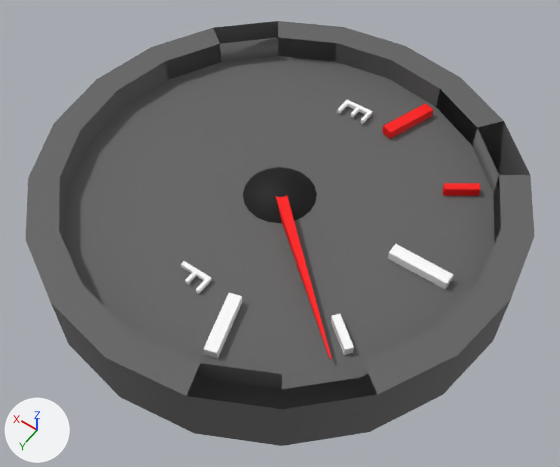
The FBX model Assets/fuelGauge.fbx: old version first, new version second.
Before and after are seen from a camera (50 mm lens) standing at (-0.0243, 0.0339, 0.0489) and looking at (-0.0013, 0.0017, -0.0017). The axes (+X, +Y, +Z) are drawn at lower left. The lights are the same throughout. Where no turn or scale is listed for an object, it has been applied to the vertices.

The first picture shows 'fuelGaugeArrow', 'pCube1', 'pCube2', 'pCylinder3', 'pSphere1', 'pasted__pCube1', 'pasted__pCube2', 'pasted__pasted__pCube1'.
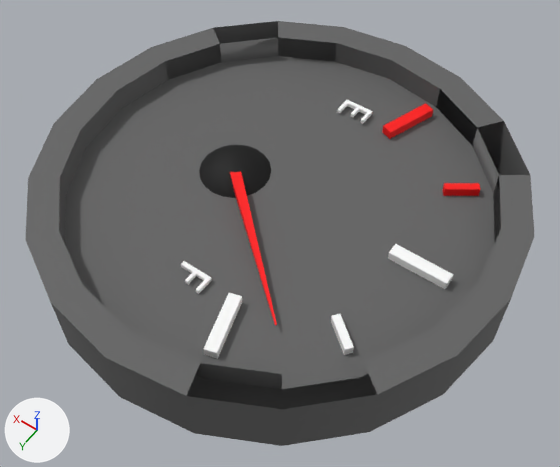
Commit message: Fixed fuel gauge

What differs and where, as boxes (x1, y1, x2, y2) in the pictures (560 x 467 px):
'pSphere1', moved: before (243, 167, 317, 223); after (199, 145, 271, 198)
'fuelGaugeArrow', moved: before (276, 196, 332, 359); after (230, 171, 277, 325)

Edits to the bpy script that builds the scene:
```text
Change ob_psphere1:
    ob_psphere1.location: (0.0, 0.0, -0.00188) -> (0.00459, 0.0, -0.00188)
Change ob_fuelgaugearrow:
    ob_fuelgaugearrow.location: (-0.00565, 0.00514, 0.00144) -> (-0.00102, 0.00514, 0.00144)
```
